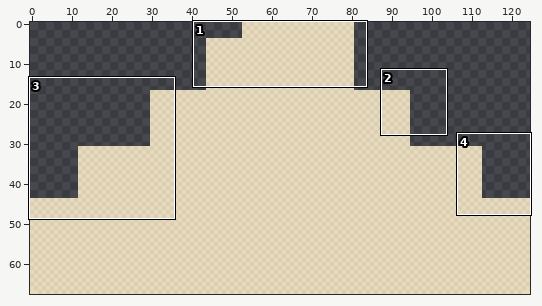
Pixel-art file, stored at asset-creation/mountains/mountain2.aseprite. Above: a wide view before the commit, with the close-up outlined.
Close-up. Earlier state:
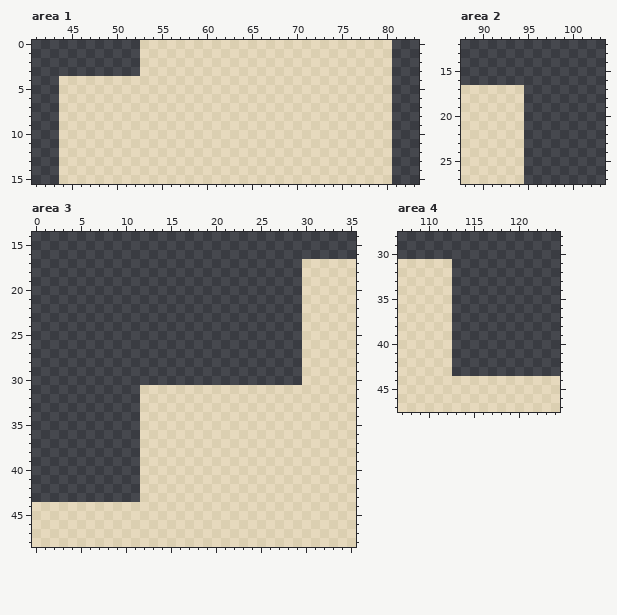
125x68 pixels, 1 frame. Shown: area 1: x 41..83, y 0..15; area 2: x 88..103, y 12..27; area 3: x 0..35, y 14..48; area 4: x 107..124, y 28..47.
After:
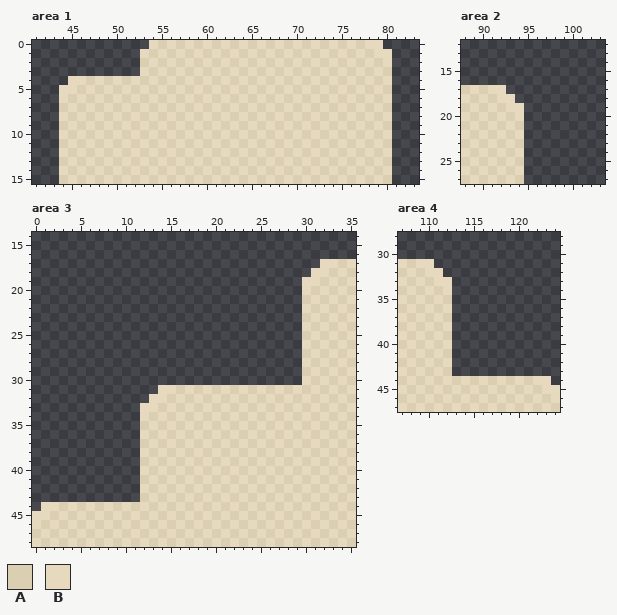
Palette (. is transparent): A #dbcfb1  B #e6d9bd
Changes in this commit:
Area 1:
y 0: x 53 A -> .; x 79..80 AB -> B.
y 1: x 80 A -> B
y 4: x 44..45 BA -> .B
y 5: x 44 A -> B
Area 2:
y 17: x 92..94 ABA -> B..
y 18: x 93..94 AB -> B.
y 19: x 94 A -> B
Area 3:
y 17: x 30..32 ABA -> ..B
y 18: x 30..31 BA -> .B
y 19: x 30 A -> B
y 31: x 12..14 ABA -> ..B
y 32: x 12..13 BA -> .B
y 33: x 12 A -> B
y 44: x 0..1 BA -> .B
y 45: x 0 A -> B
Area 4:
y 31: x 110..112 ABA -> B..
y 32: x 111..112 AB -> B.
y 33: x 112 A -> B
y 44: x 123..124 AB -> B.
y 45: x 124 A -> B
